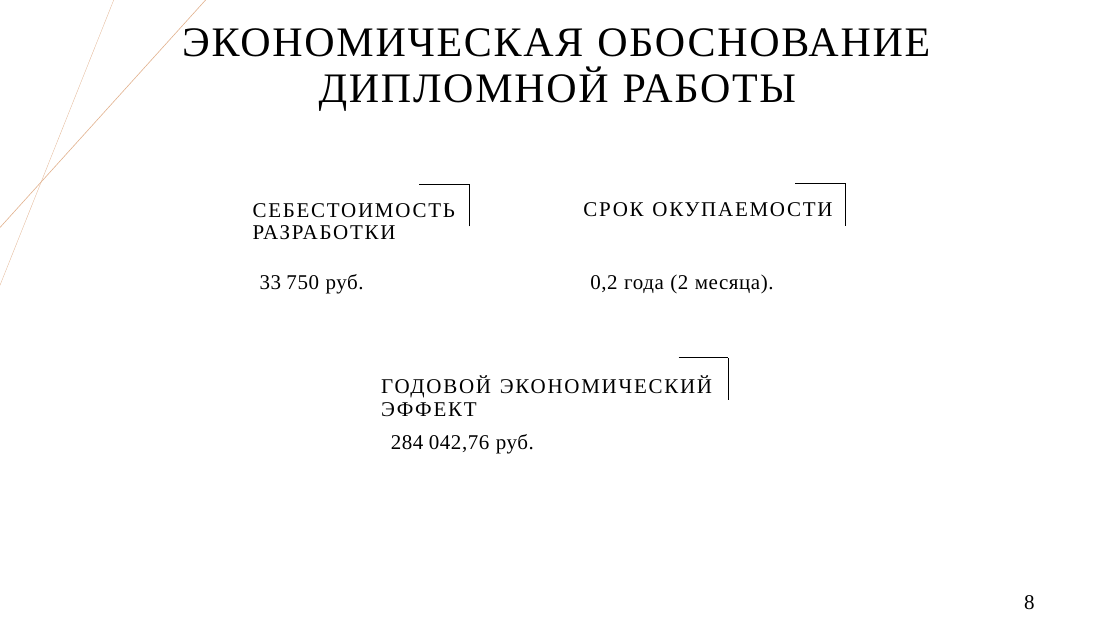
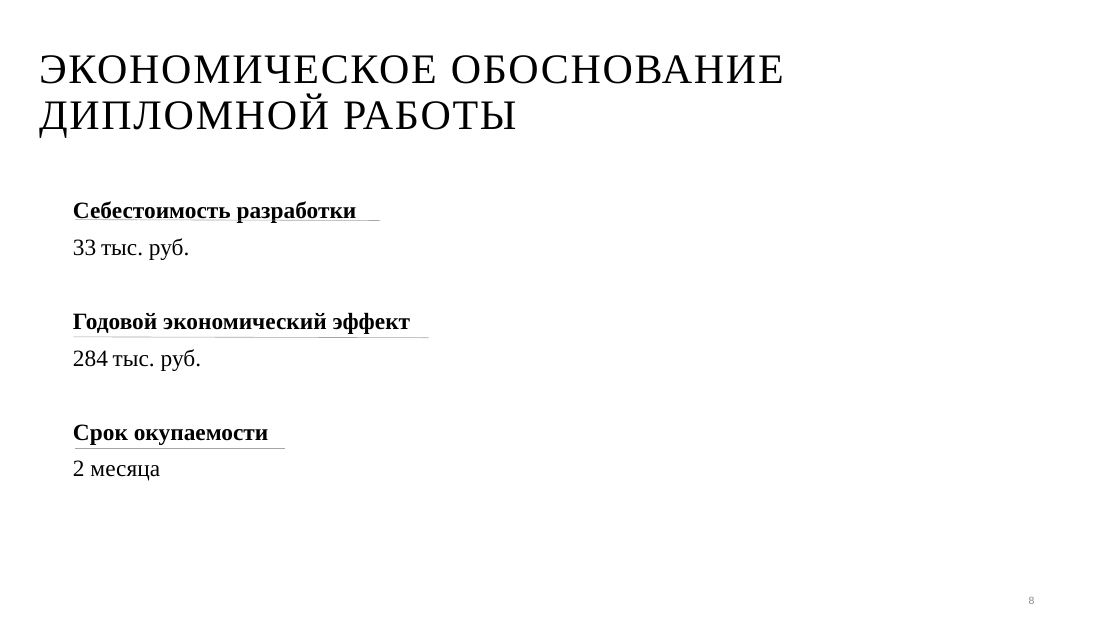
Before and after one commit to AngelinaPuh/diplom_project, a slide deck: slide 8 of dokuments/предзащита.pptx. Drawn at 1120x630 pixels with LibreOffice and Linux fonts; fonts in the diff are those of the drawing; background and template pictures are left out. Boxes give left, top, right and bottom in pixels: in the first picture for what was removed or moved away, otherwise in the second. Text is boxed around its words. In the diff, an @@ line names an element or a change of style, - is before the commit and + after.

```diff
--- a/dokuments/предзащита.pptx
+++ b/dokuments/предзащита.pptx
@@ line removed from (113, 0) to (0, 286) @@
@@ line removed from (206, 0) to (0, 228) @@
@@ text "ЭКОНОМИЧЕСКОЕ ОБОСНОВАНИЕ ДИПЛОМНОЙ РАБОТЫ" at <box>39,55,784,137</box>: vertical alignment middle to bottom @@
@@ text at <box>39,55,784,137</box>: text changed @@
-ЭКОНОМИЧЕСКАЯ ОБОСНОВАНИЕ ДИПЛОМНОЙ РАБОТЫ
+ЭКОНОМИЧЕСКОЕ ОБОСНОВАНИЕ ДИПЛОМНОЙ РАБОТЫ
@@ text added at <box>73,201,411,481</box>, 20 pt, text #000000, bold @@
+Себестоимость разработки
+33 тыс. руб.
+Годовой экономический эффект
+284 тыс. руб.
+Срок окупаемости
+2 месяца
@@ text removed at <box>253,203,455,240</box> @@
-СЕБЕСТОИМОСТЬ РАЗРАБОТКИ
@@ line removed from (419, 184) to (469, 184) @@
@@ line removed from (469, 226) to (469, 184) @@
@@ text removed at <box>583,202,832,217</box> @@
-СРОК ОКУПАЕМОСТИ
@@ line removed from (796, 183) to (845, 183) @@
@@ line removed from (845, 226) to (845, 183) @@
@@ line added from (76, 219) to (380, 220), #A5A5A5 0.5 pt @@
@@ text removed at <box>260,274,364,293</box> @@
-33 750 руб.
@@ text removed at <box>590,274,774,293</box> @@
-0,2 года (2 месяца).
@@ line added from (74, 337) to (429, 338), #A5A5A5 0.5 pt @@
@@ line removed from (679, 358) to (728, 358) @@
@@ line removed from (728, 400) to (728, 358) @@
@@ text removed at <box>381,377,712,417</box> @@
-ГОДОВОЙ ЭКОНОМИЧЕСКИЙ ЭФФЕКТ
@@ line added from (76, 448) to (286, 448), #A5A5A5 0.5 pt @@
@@ text removed at <box>391,434,534,454</box> @@
-284 042,76 руб.
@@ page number at <box>1029,597,1035,604</box>: size 18 to 9 pt, font Times New Roman to Arial, text colour #000000 to #8C8C8C @@
```
Also in this commit, not shown: 9 other slides changed, 51 other files.
